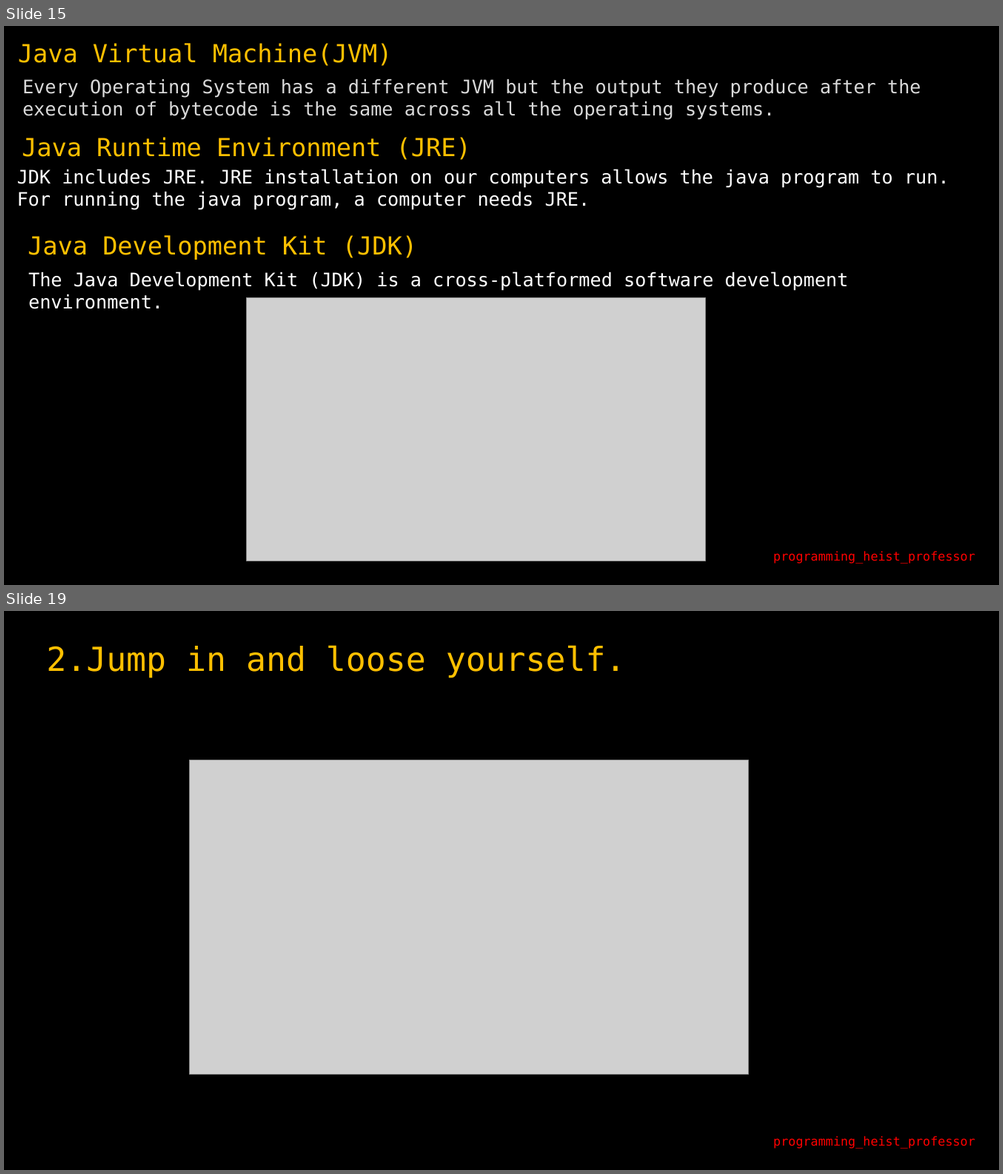
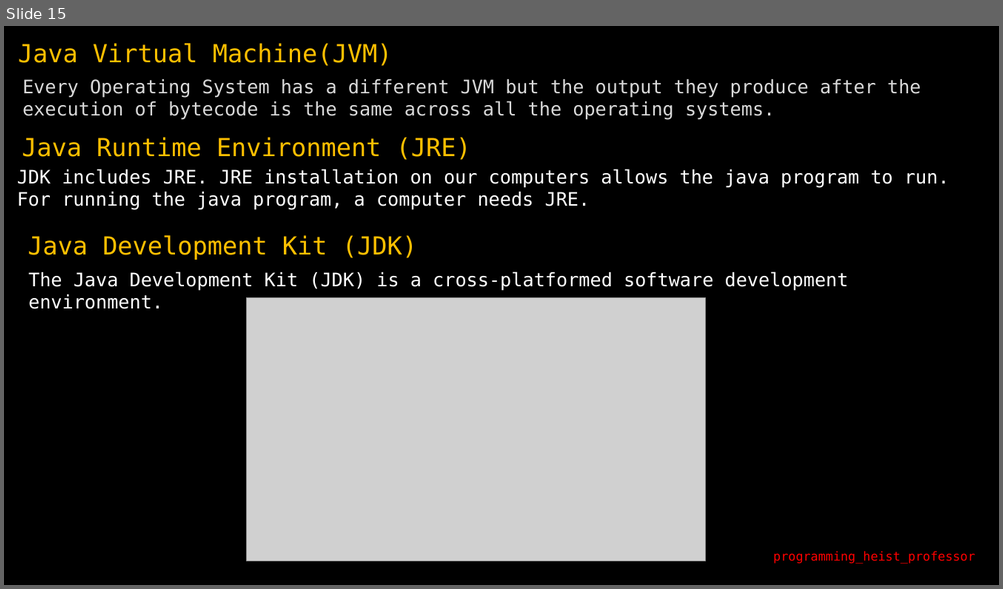
Before and after one commit to krishankansal/BCA1004T_Object_Oriented_Programming_Using_Java, a slide deck: Unit-I/ppt/WhyJava_1.pptx. Shown one above the other, each under a label of ours: slides 15 and 19 before the commit, slide 15 after it; the slides between them are not shown. The pictures are 1003x1174 and 1003x589 pixels, drawn with LibreOffice and Linux fonts; fonts in the diff are those of the drawing; grey boxes stand for pictures. Boxes give left, top, right and bottom in pixels: in the first picture for what was removed or moved away, otherwise in the second. Text is boxed around its words. In the diff, an @@ line names an element or a change of style, - is before the commit and + after.

```diff
--- a/Unit-I/ppt/WhyJava_1.pptx
+++ b/Unit-I/ppt/WhyJava_1.pptx
@@ slide 19 removed at (4, 611, 999, 1170), background #000000 @@
@@ text removed at (46, 645, 626, 678) @@
-2.Jump in and loose yourself.
@@ picture removed at (189, 760, 748, 1075) @@
@@ text removed at (773, 1136, 975, 1149) @@
-programming_heist_professor
```
Also in this commit, not shown: 11 slides changed, 4 other slides removed.
